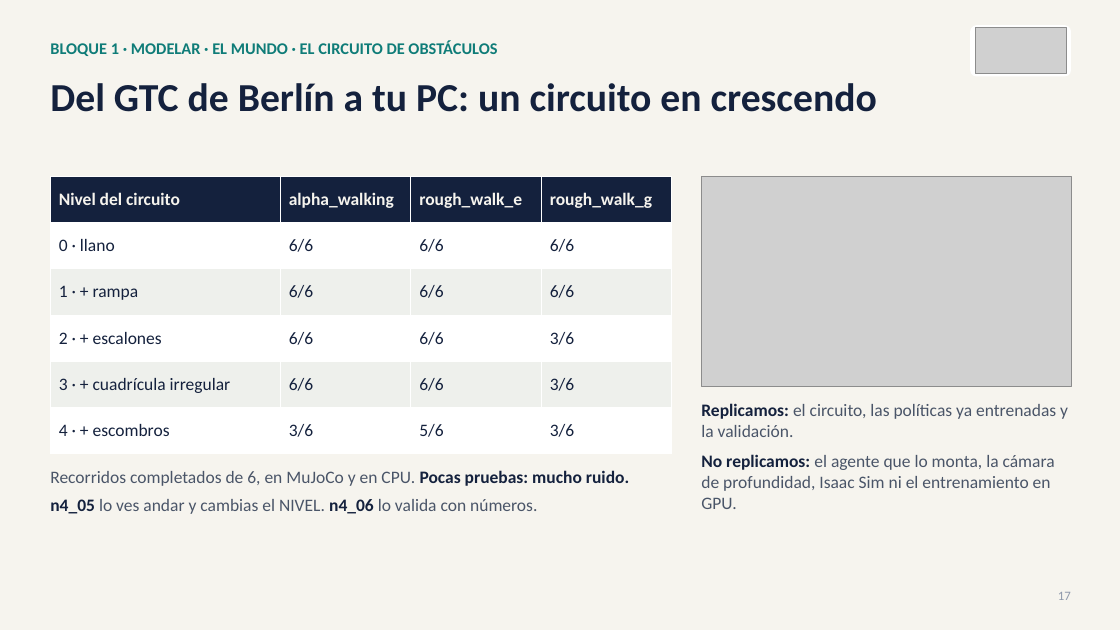
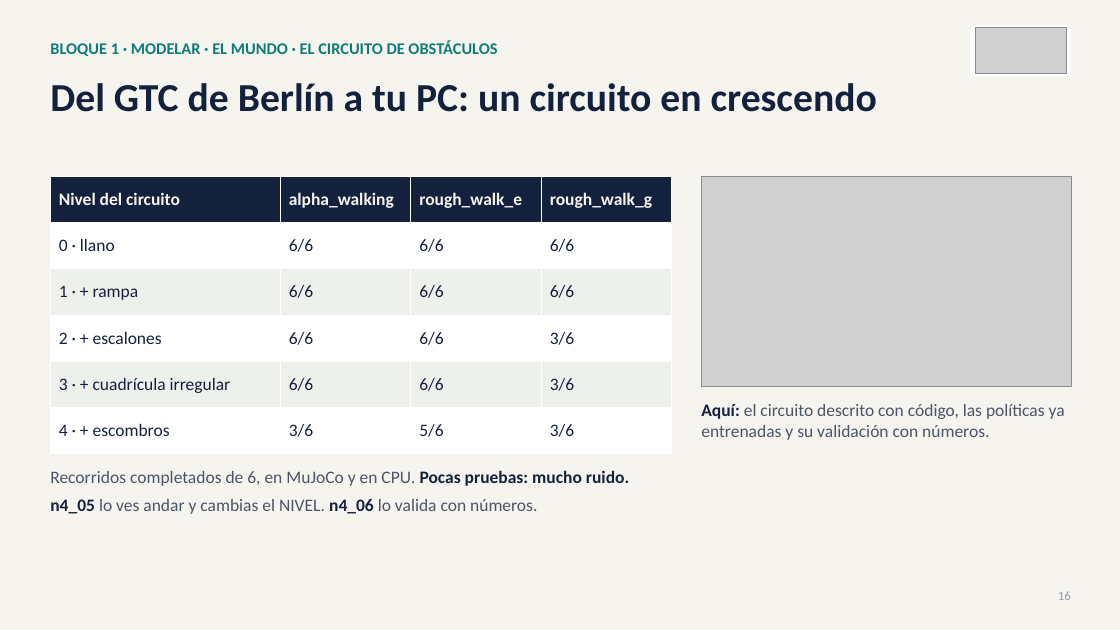
Before and after one commit to david2526IA/taller_microduck_windows, a slide deck: slide 16 of workshop-ia-fisica/presentaciones/Presentacion_03_taller_completo.pptx (slide 17 before the commit). Drawn at 1120x630 pixels with LibreOffice and Linux fonts; fonts in the diff are those of the drawing; grey boxes stand for pictures. Boxes give left, top, right and bottom in pixels: in the first picture for what was removed or moved away, otherwise in the second. Text is boxed around its words. In the diff, an @@ line names an element or a change of style, - is before the commit and + after.

```diff
--- a/workshop-ia-fisica/presentaciones/Presentacion_03_taller_completo.pptx
+++ b/workshop-ia-fisica/presentaciones/Presentacion_03_taller_completo.pptx
@@ text at bbox=[701, 404, 1065, 440]: text changed @@
-Replicamos: el circuito, las políticas ya entrenadas y la validación.
-No replicamos: el agente que lo monta, la cámara de profundidad, Isaac Sim ni el entrenamiento en GPU.
+Aquí: el circuito descrito con código, las políticas ya entrenadas y su validación con números.
@@ text at bbox=[1058, 591, 1071, 600]: text changed @@
-17
+16
```
Also in this commit, not shown: 19 other slides changed, 1 slide added, 1 slide removed, 6 other files.
